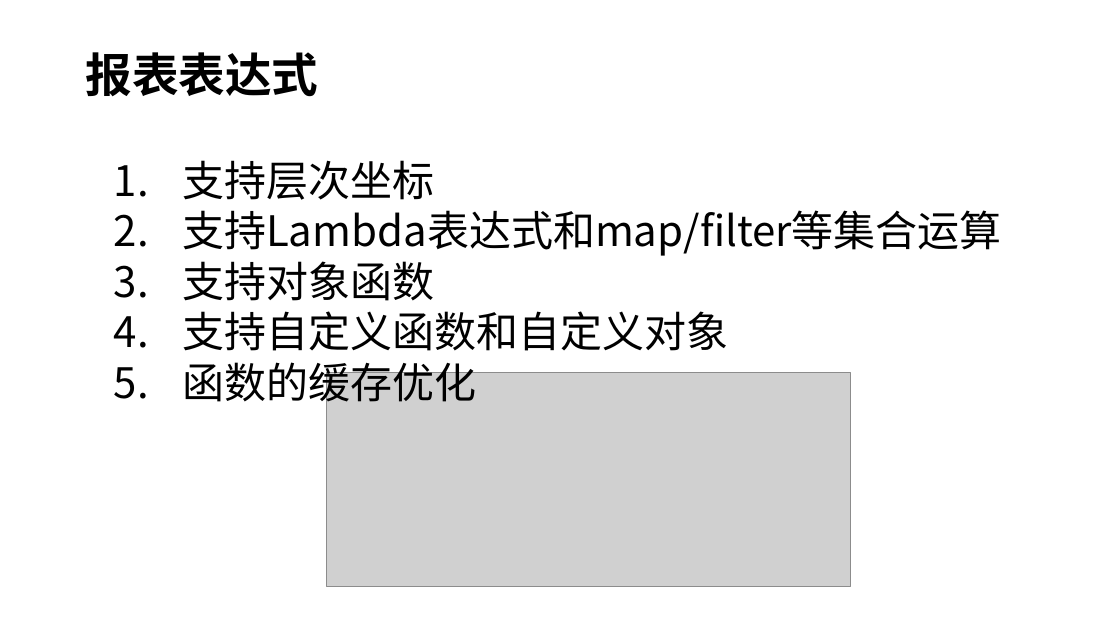
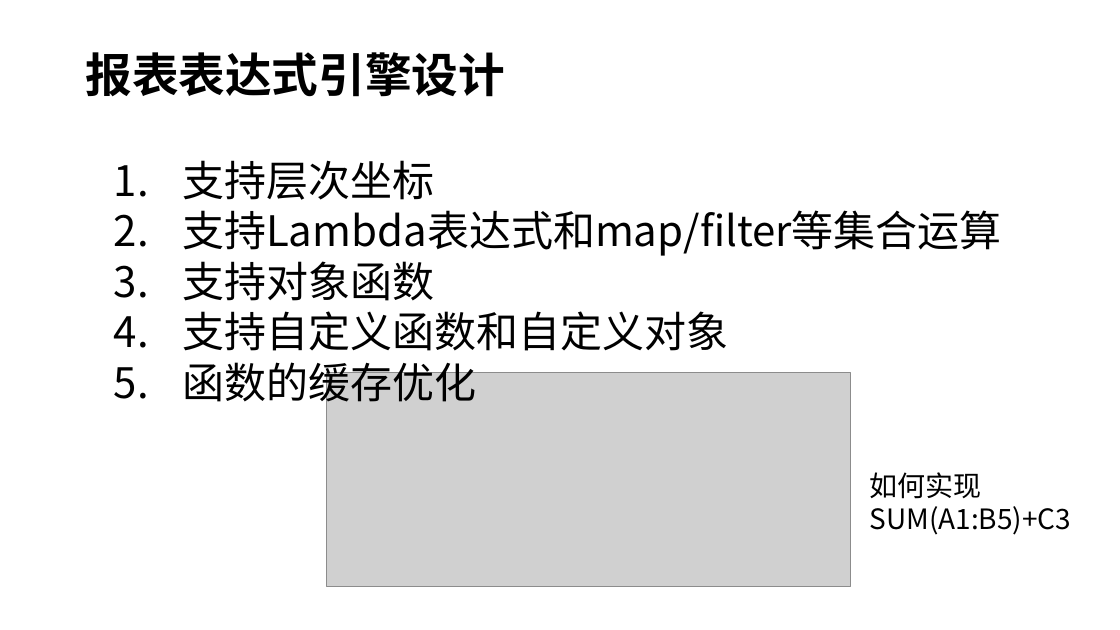
Before and after one commit to entropy-cloud/nop-entropy, a slide deck: slide 15 of docs/ppt/nop-report.pptx (slide 13 before the commit). Drawn at 1120x630 pixels with LibreOffice and Linux fonts; fonts in the diff are those of the drawing; grey boxes stand for pictures. Boxes give left, top, right and bottom in pixels: in the first picture for what was removed or moved away, otherwise in the second. Text is boxed around its words. In the diff, an @@ line names an element or a change of style, - is before the commit and + after.

```diff
--- a/docs/ppt/nop-report.pptx
+++ b/docs/ppt/nop-report.pptx
@@ title at <box>85,52,505,97</box>: text changed @@
-报表表达式
+报表表达式引擎设计
@@ text added at <box>869,472,1071,535</box>, 24 pt, text #000000 @@
+如何实现SUM(A1:B5)+C3
```
Also in this commit, not shown: 2 other slides changed, 2 slides added, 1 other file.
